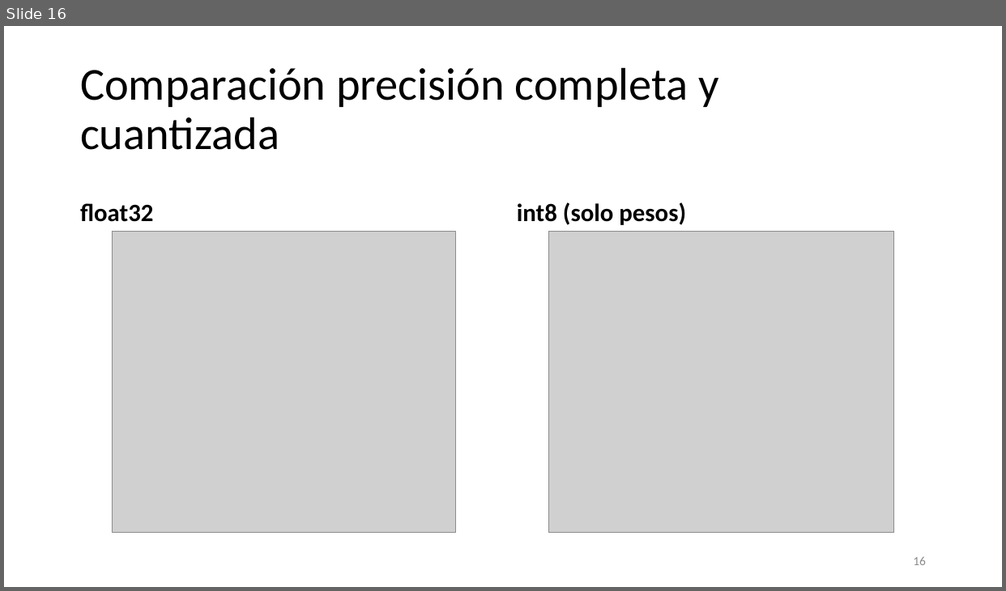
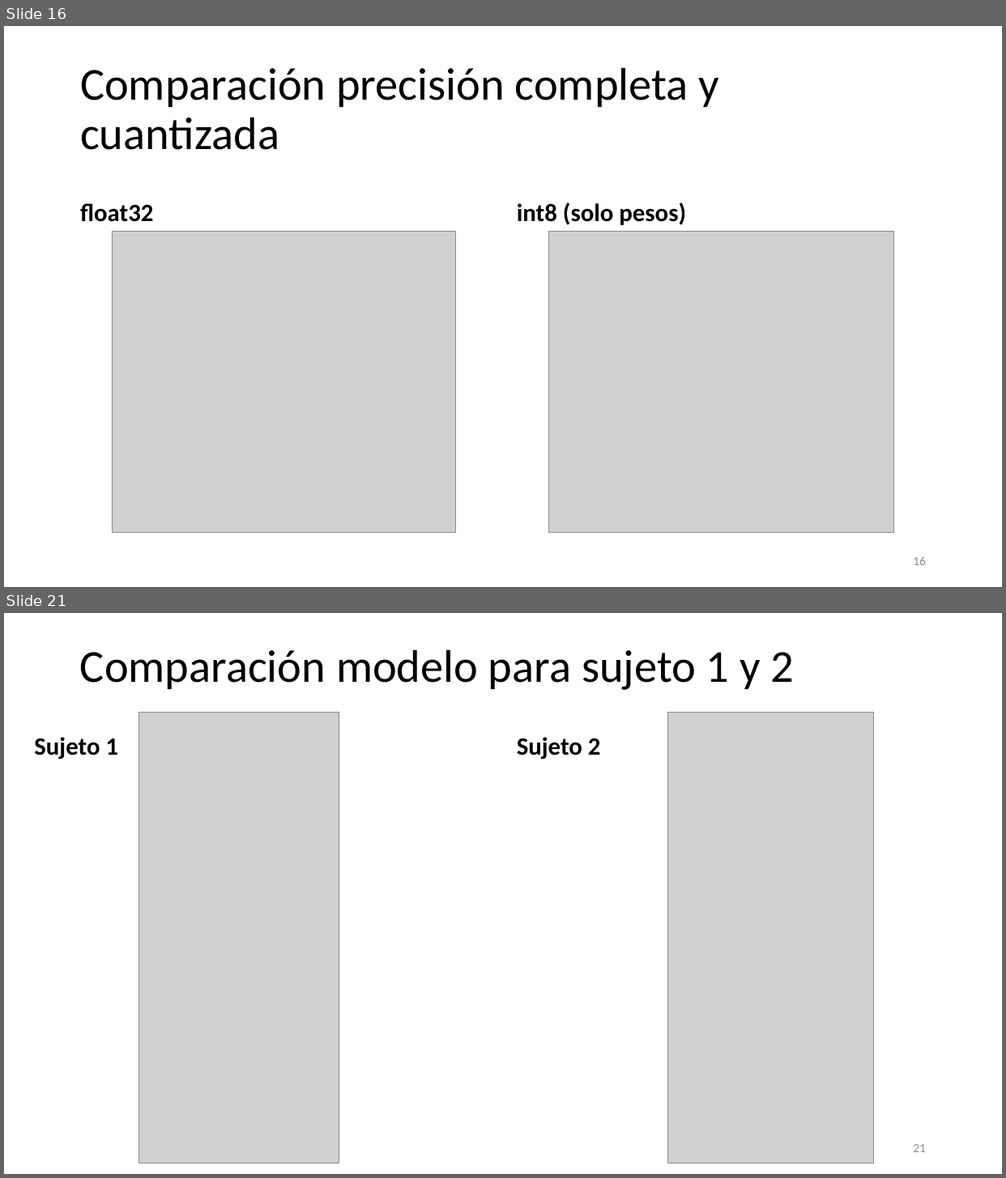
Before and after one commit to Daivd093/EdgeAI4BionicControl, a slide deck: Edge Computing para Control Biónico con Señales Cerebrales.pptx. Shown one above the other, each under a label of ours: slide 16 before the commit, slides 16 and 21 after it; the slides between them are not shown. The pictures are 1006x591 and 1006x1178 pixels, drawn with LibreOffice and Linux fonts; fonts in the diff are those of the drawing; grey boxes stand for pictures. Boxes give left, top, right and bottom in pixels: in the first picture for what was removed or moved away, otherwise in the second. Text is boxed around its words. In the diff, an @@ line names an element or a change of style, - is before the commit and + after.

```diff
--- a/Edge Computing para Control Biónico con Señales Cerebrales.pptx
+++ b/Edge Computing para Control Biónico con Señales Cerebrales.pptx
@@ slide 21 added at <box>4,613,1002,1174</box>, background #FFFFFF @@
@@ title added at <box>80,649,795,690</box>, 44 pt, text #000000 @@
+Comparación modelo para sujeto 1 y 2
@@ picture added at <box>139,713,339,1163</box> @@
@@ picture added at <box>668,713,873,1163</box> @@
@@ text added at <box>34,737,119,760</box>, 24 pt, text #000000, bold @@
+Sujeto 1
@@ text added at <box>517,737,601,760</box>, 24 pt, text #000000, bold @@
+Sujeto 2
@@ page number added at <box>913,1144,926,1152</box>, 12 pt, text #8C8C8C @@
+21
```
Also in this commit, not shown: 5 other slides added, 52 other files.
